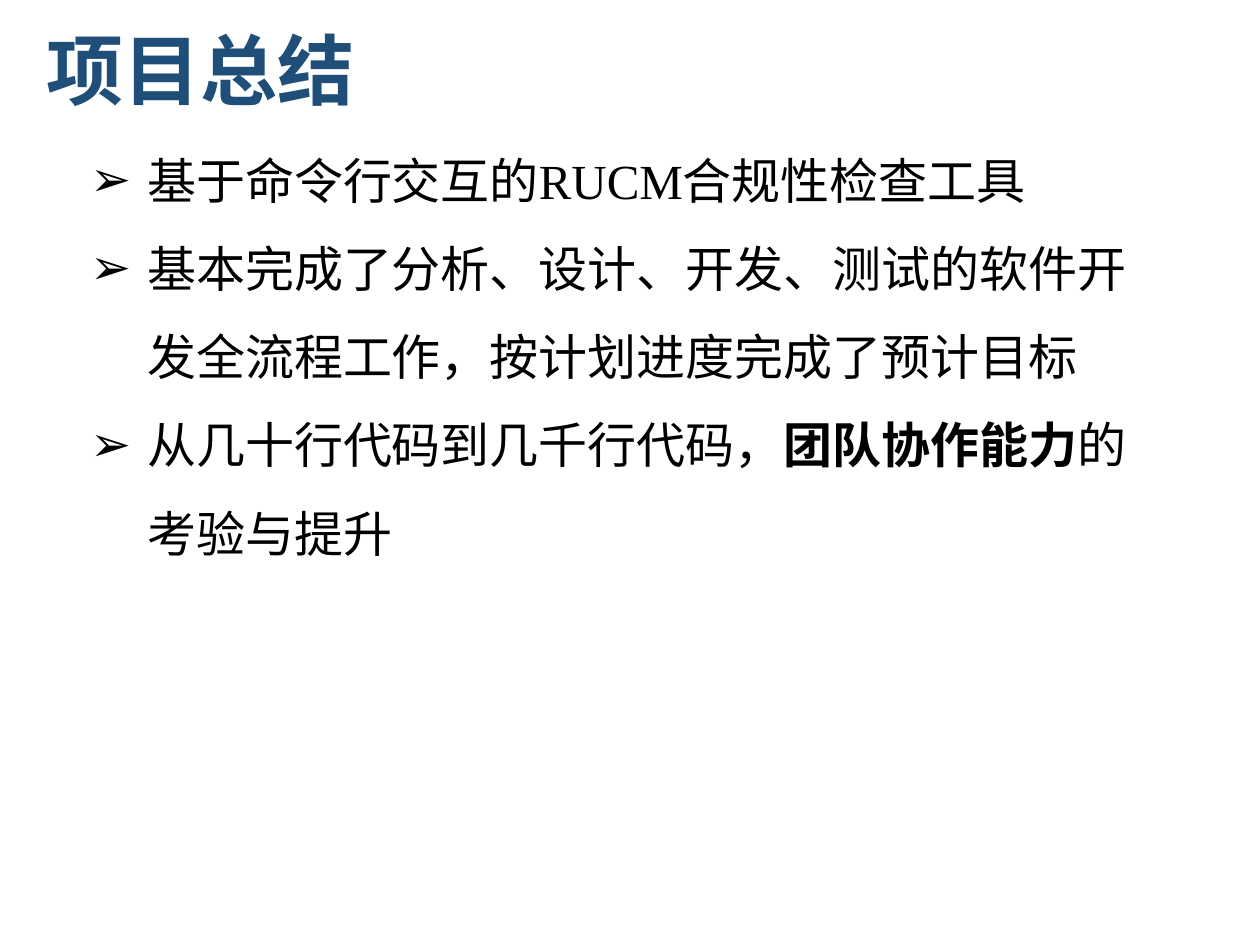
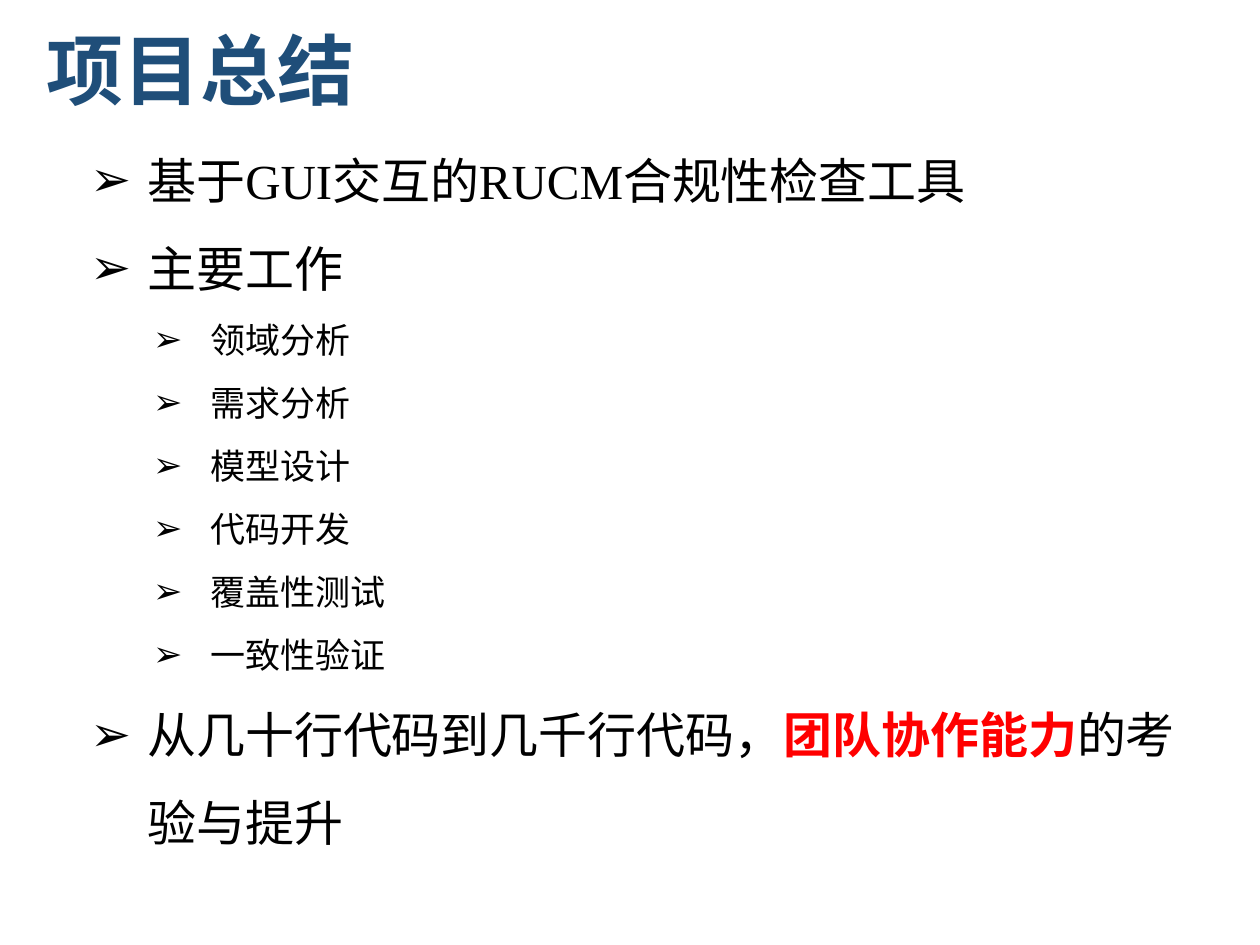
Before and after one commit to zen1995/rucmChecker, a slide deck: slide 41 of finalReport/RUCMChecker_final_report.pptx (slide 40 before the commit). Drawn at 1260x945 pixels with LibreOffice and Linux fonts; fonts in the diff are those of the drawing; background and template pictures are left out. Boxes give left, top, right and bottom in pixels: in the first picture for what was removed or moved away, otherwise in the second. Text is boxed around its words. In the diff, an @@ line names an element or a change of style, - is before the commit and + after.

```diff
--- a/finalReport/RUCMChecker_final_report.pptx
+++ b/finalReport/RUCMChecker_final_report.pptx
@@ text at box(147, 157, 965, 671): text changed; size 28 to 20 pt @@
-➢ 基于命令行交互的RUCM合规性检查工具
-➢ 基本完成了分析、设计、开发、测试的软件开发全流程工作，按计划进度完成了预计目标
+➢ 基于GUI交互的RUCM合规性检查工具
+➢ 主要工作
+  ➢ 领域分析
+  ➢ 需求分析
+  ➢ 模型设计
+  ➢ 代码开发
+  ➢ 覆盖性测试
+  ➢ 一致性验证
@@ text at box(147, 711, 1175, 845): text colour #000000 to #FF0000 in "从几十行代码到几千行代码，团队协作能力的考验与提升" @@
```
Also in this commit, not shown: 1 other slide changed, 5 slides added, 1 slide removed.
